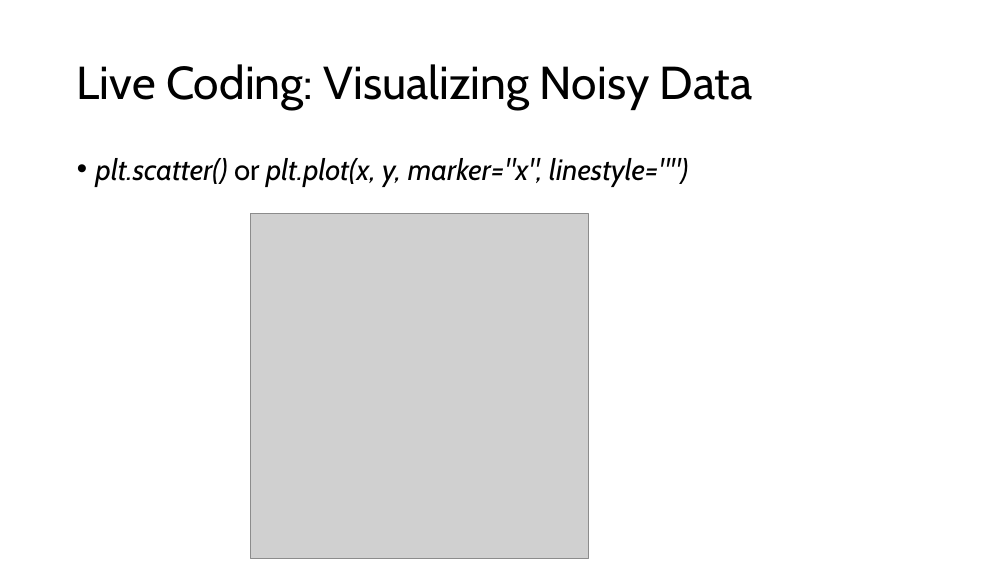
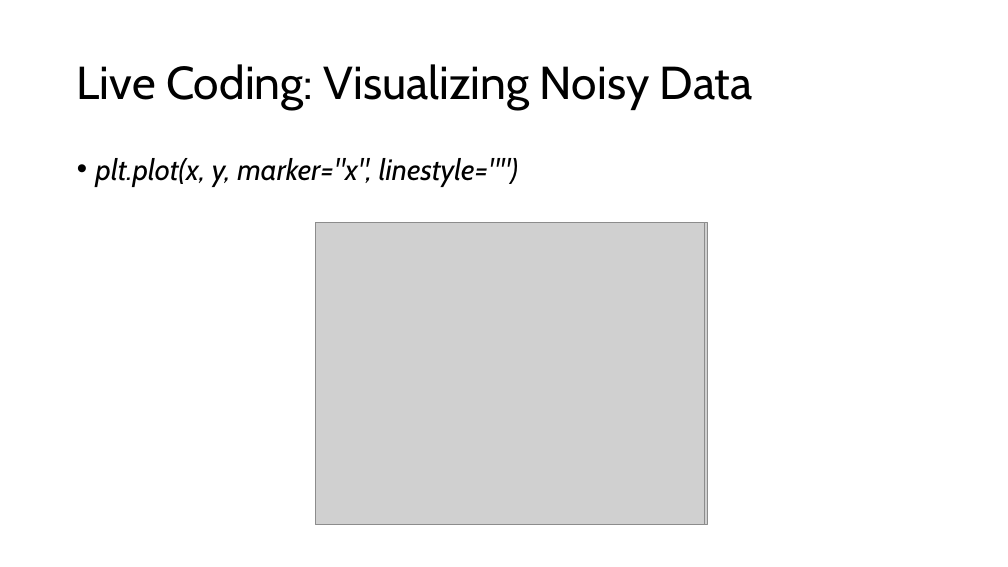
Before and after one commit to jonathanbollig/pycophy, a slide deck: slide 3 of Lecture Resources/Lecture Powerpoints/Chunk 12 - Scipy and Linear Regressions.pptx. Drawn at 1008x567 pixels with LibreOffice and Linux fonts; fonts in the diff are those of the drawing; grey boxes stand for pictures. Boxes give left, top, right and bottom in pixels: in the first picture for what was removed or moved away, otherwise in the second. Text is boxed around its words. In the diff, an @@ line names an element or a change of style, - is before the commit and + after.

Commit message:
change live coding files and minor changes chunk 11+12

```diff
--- a/Lecture Resources/Lecture Powerpoints/Chunk 12 - Scipy and Linear Regressions.pptx
+++ b/Lecture Resources/Lecture Powerpoints/Chunk 12 - Scipy and Linear Regressions.pptx
@@ text at (96, 158, 518, 187): text changed @@
-• plt.scatter() or plt.plot(x, y, marker="x", linestyle="")
+• plt.plot(x, y, marker="x", linestyle="")
@@ picture: place and size @@
-picture at (250, 214, 588, 559)
+picture at (315, 222, 705, 525)
@@ picture added at (318, 222, 702, 525) @@
@@ picture added at (318, 222, 707, 525) @@
```
Also in this commit, not shown: 6 other files.
